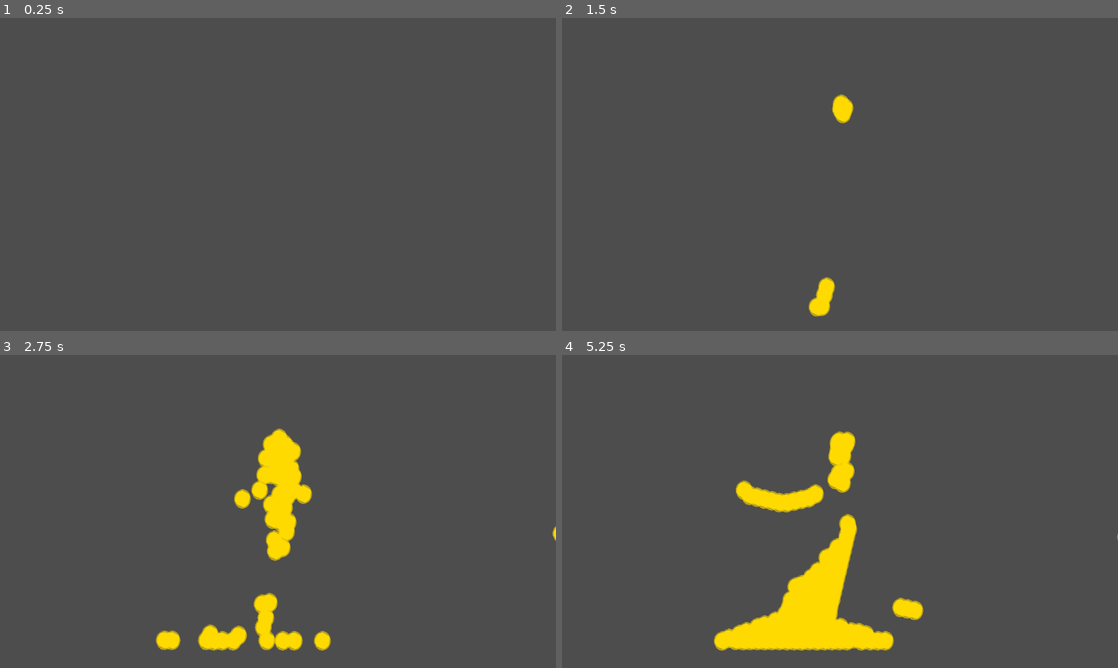
Above: before the commit, frames 1-4 (two rows, left to right).
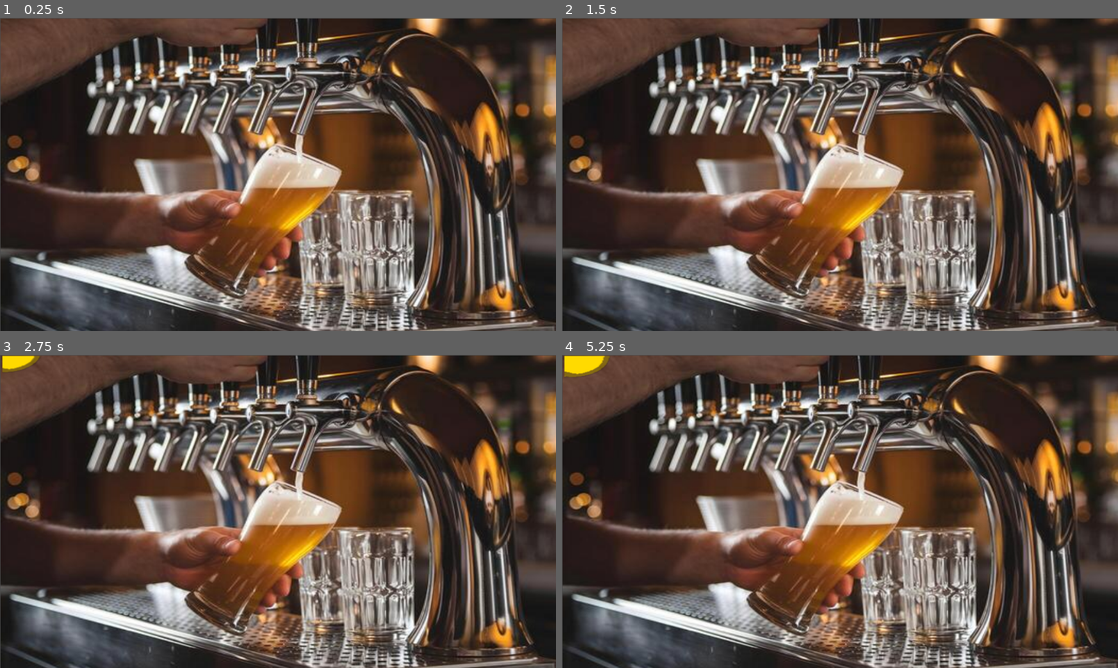
Above: after the commit, the same moments.

Repository: kyleforrest131-dotcom/PubCrawlSim
Game: Godot game, scene res://pint game/pint game.tscn
Same seed, same stepped clock (60 frames per second), same inputs: the game is played once before the commit and once after it. This scene is started directly instead of the project's main scene.
Inputs (mouse positions are in pixels of both pictures, inside the frame that each line leads up to):
- Up to frame 1 (0.25 s): no input
- Up to frame 2 (1.5 s): tap Enter (ui_accept) at 0.5, 1.35 s; move the mouse to (962, 158) at 0.52 s; hold Enter (ui_accept) 0.53-1.28 s; click (962, 158) at 0.67 s; move the mouse to (728, 190) at 1.27 s; click (728, 190) at 1.42 s
- Up to frame 3 (2.75 s): tap Enter (ui_accept) at 1.52, 1.82 s; move the mouse to (333, 442) at 2.02 s; hold Enter (ui_accept) from 2.03 s (still down); click (333, 442) at 2.17 s
- Up to frame 4 (5.25 s): move the mouse to (812, 574) at 2.77 s; release Enter (ui_accept) at 2.78 s; tap Enter (ui_accept) at 2.85, 3.02, 3.32, 4.35, 4.52, 4.82 s; click (812, 574) at 2.92 s; move the mouse to (1006, 558) at 3.52 s; hold Enter (ui_accept) 3.53-4.28 s; click (1006, 558) at 3.67 s; move the mouse to (673, 464) at 4.27 s; click (673, 464) at 4.42 s; move the mouse to (867, 511) at 5.02 s; hold Enter (ui_accept) from 5.03 s (still down); click (867, 511) at 5.17 s

The runs differ from the first frame. In frame 1, 88% of the frame differs, in the area x 0-100%, y 0-100%; in frame 2, 88%; in frame 3, 89%; in frame 4, 89%.

Commit message:
Beer pouring
Broken, as fluid spawns at the top left of the viewport. Needs to be corrected so everything is aligned as per the background image.

Diff:
--- a/pub-crawl-simulator/pint game/pint game.tscn
+++ b/pub-crawl-simulator/pint game/pint game.tscn
@@ -1,22 +1,16 @@
-[gd_scene load_steps=5 format=3 uid="uid://brfh7551nvc16"]
+[gd_scene load_steps=6 format=3 uid="uid://brfh7551nvc16"]
 
 [ext_resource type="Script" uid="uid://7ekqvm21ha6r" path="res://pint game/water.gd" id="1_s3ltw"]
 [ext_resource type="Shader" uid="uid://oksad203ev8j" path="res://pint game/waterEffect.gdshader" id="3_7uqn3"]
+[ext_resource type="Texture2D" uid="uid://dnjr6pnjyoej6" path="res://pint game/Beer taps.jpg" id="3_wlvwx"]
 [ext_resource type="Script" uid="uid://livuw5awvw2q" path="res://pint game/waterGenerator.gd" id="5_hitjv"]
 
-[sub_resource type="ShaderMaterial" id="ShaderMaterial_2v82y"]
+[sub_resource type="ShaderMaterial" id="ShaderMaterial_wlvwx"]
 shader = ExtResource("3_7uqn3")
-shader_parameter/TG_COLOR = Color(1, 0, 1, 1)
-shader_parameter/color_detect_threshold = 0.7
+shader_parameter/WATER_COLOR = Vector4(1, 0.8549, 0, 0.65)
 
 [node name="supaWatar" type="Node2D"]
 script = ExtResource("1_s3ltw")
-
-[node name="waterShader" type="Sprite2D" parent="."]
-z_index = 1
-material = SubResource("ShaderMaterial_2v82y")
-position = Vector2(617, 263)
-scale = Vector2(9.25, 9.0625)
 
 [node name="map" type="StaticBody2D" parent="."]
 position = Vector2(-2, 5)
@@ -24,9 +18,29 @@
 [node name="CollisionPolygon2D" type="CollisionPolygon2D" parent="map"]
 position = Vector2(284, 323)
 scale = Vector2(0.44194877, 0.44194877)
-polygon = PackedVector2Array(-16, 648, 1168, 648, 1168, -504, 1032, 480, 890.31494, 449.94556, 768, 424, 760, -72, 624, 504, 990, 619, 24, 616, 392, 480, 616, -120, 544, -56, 400, -24, 232, -64, 128, -168, -16, -504)
+polygon = PackedVector2Array(961.65, -22.627014, 968.4381, -11.313477, 896.0315, 104.08447, 785.15894, 203.64355, 701.43884, 280.57556, 649.3966, 334.8805, 565.6765, 418.6006, 531.73584, 488.7445, 504.58337, 567.9392, 300.93988, 484.21912, 224.00787, 386.92273, 588.3036, -97.296326, 635.8203, -147.07587, 656.1847, -144.81317, 520.42236, 38.466003, 470.64282, 113.135315, 260.21118, 384.66003, 321.30426, 466.11743, 486.4818, 522.68506, 552.1002, 411.8125, 606.40515, 341.66858)
+
+[node name="BeerTaps" type="Sprite2D" parent="map"]
+z_index = -1
+position = Vector2(580.75, 326)
+scale = Vector2(2.1990476, 1.8857143)
+texture = ExtResource("3_wlvwx")
 
 [node name="watarGen" type="Marker2D" parent="." groups=["waterGenerator"]]
-position = Vector2(580, 188)
+z_index = 3
+position = Vector2(893, 251)
 script = ExtResource("5_hitjv")
 spawnRad = 10.0
+viewport_root_path = NodePath("../Particle Viewport/Viewport Root")
+
+[node name="Particle Viewport" type="SubViewport" parent="."]
+transparent_bg = true
+
+[node name="Viewport Root" type="Node2D" parent="Particle Viewport"]
+
+[node name="TextureRect" type="TextureRect" parent="."]
+material = SubResource("ShaderMaterial_wlvwx")
+offset_left = 5.0
+offset_top = 2.0
+offset_right = 1158.0
+offset_bottom = 663.0
--- a/pub-crawl-simulator/pint game/water.gd
+++ b/pub-crawl-simulator/pint game/water.gd
@@ -5,6 +5,11 @@
 
 
 func _ready() -> void:
+	var viewport_texture = $"Particle Viewport".get_texture()
+	var mat := $TextureRect.material as ShaderMaterial
+	mat.set_shader_parameter("SCREEN_TEXTURE", viewport_texture)
+
+	$TextureRect.texture = viewport_texture
 	get_tree().paused = false
 
 func _process(delta: float) -> void:
--- a/pub-crawl-simulator/pint game/waterEffect.gdshader
+++ b/pub-crawl-simulator/pint game/waterEffect.gdshader
@@ -1,16 +1,6 @@
 shader_type canvas_item;
-
-uniform sampler2D SCREEN_TEXTURE : hint_screen_texture, filter_linear_mipmap;
-uniform vec4 TG_COLOR : source_color = vec4(0.0, 0.0, 0.545098, 1.0);
-uniform float color_detect_threshold : hint_range(0.0, 1.0, 0.1) = 0.35;
-
-void fragment() {
-	vec4 PIXEL = textureLod(SCREEN_TEXTURE, SCREEN_UV, 1.5);
-	vec4 DIFF = abs(PIXEL - TG_COLOR);
-
-	if (PIXEL.r + PIXEL.g + PIXEL.b > 2.5) {
-		COLOR = vec4(1.0, 0.8549, 0.0, 0.65);
-	} else {
-		COLOR.a = 0.0;
+uniform vec4 WATER_COLOR = vec4(1.0, 0.8549, 0.0, 0.65);
+void fragment()
+{ // Just draw the particle texture modulated with WATER_COLOR
+	vec4 tex_color = texture(TEXTURE, UV); // if using a particle texture COLOR = tex_color * WATER_COLOR;
 	}
-}
--- a/pub-crawl-simulator/pint game/waterGenerator.gd
+++ b/pub-crawl-simulator/pint game/waterGenerator.gd
@@ -4,20 +4,26 @@
 @onready var cir_shape := CircleShape2D.new()
 @onready var tex: Texture2D = preload("res://pint game/beer drop.png")
 @export var spawnRad: float
-var texSize: float = 48
+var texSize: float = 10
 var pointer: bool = true
 @onready var attrForce: float = get_parent().attrForce
+@export var viewport_root_path: NodePath
+var viewport_root: Node2D
+
+
 
 
 func _ready() -> void:
-	cir_shape.radius = 8
+	cir_shape.radius = 3.4
 	cir_shape.custom_solver_bias = 0.1
+	viewport_root = get_node(viewport_root_path)
 	#await get_tree().create_timer(3).timeout
 	#while Engine.get_frames_per_second() > 90:
 		#create_object(global_position + Vector2.from_angle(randf()*TAU)*spawnRad*randf())
 		#await get_tree().create_timer(0.001).timeout
 
 func create_object(pos: Vector2):
+	var local_pos = to_local(pos)
 	var ps := PhysicsServer2D
 	var object = ps.body_create()
 	ps.body_set_space(object, get_world_2d().space)
@@ -25,33 +31,39 @@
 	ps.body_set_param(object, ps.BODY_PARAM_FRICTION, 0.1)
 	ps.body_set_param(object, ps.BODY_PARAM_MASS, 0.1)
 	ps.body_set_mode(object, ps.BODY_MODE_RIGID_LINEAR)
-	var trans := Transform2D(0, pos)
+	var trans := Transform2D(0, local_pos)
 	ps.body_set_state(object, ps.BODY_STATE_TRANSFORM, trans)
 
-	var rs := RenderingServer
-	var img := rs.canvas_item_create()
-	rs.canvas_item_set_parent(img, get_canvas_item())
-	rs.canvas_item_add_texture_rect(img, Rect2(texSize/-2, texSize/-2, texSize, texSize), tex)
-	rs.canvas_item_set_transform(img, trans)
+	var sprite := Sprite2D.new()
+	sprite.texture = tex
+	var mat := ShaderMaterial.new()
+	mat.shader = preload("res://pint game/waterEffect.gdshader")
+	sprite.material = mat
+	viewport_root.add_child(sprite)
+	sprite.position = local_pos
 
 
-	objects.append([object, img])
+	objects.append([object, sprite])
+
 
 func _physics_process(delta):
 	var index: int = 0
 	for pair in objects:
 		var object: RID = pair[0]
-		var img: RID = pair[1]
+		var sprite: Sprite2D = pair[1]  # <- changed from img
 		var trans: Transform2D = PhysicsServer2D.body_get_state(object, PhysicsServer2D.BODY_STATE_TRANSFORM)
 		trans.origin -= global_position
+
 		if trans.origin.y > 648 - global_position.y:
 			objects.remove_at(index)
 			PhysicsServer2D.free_rid(object)
-			RenderingServer.free_rid(img)
+			sprite.queue_free()  # <- replace RenderingServer.free_rid
 		else:
-			RenderingServer.canvas_item_set_transform(img, trans)
+			sprite.position = trans.origin  # <- replace canvas_item_set_transform
 			PhysicsServer2D.body_set_constant_force(object, Vector2.ZERO)
+
 		index += 1
+
 
 func _exit_tree():
 	for pair in objects:
Binary file added: pub-crawl-simulator/pint game/Beer taps.jpg
Not shown, added: pub-crawl-simulator/pint game/Beer taps.jpg.import
